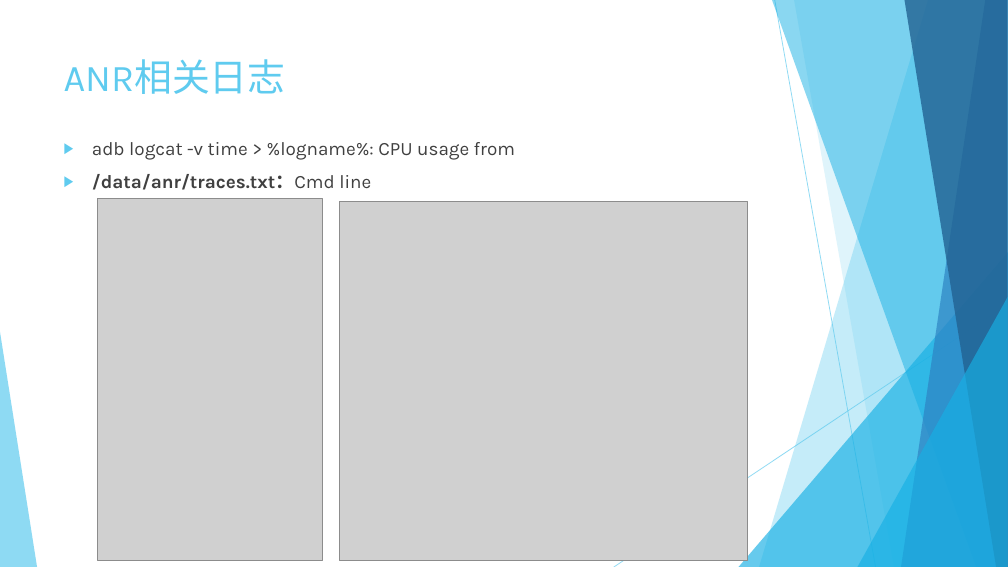
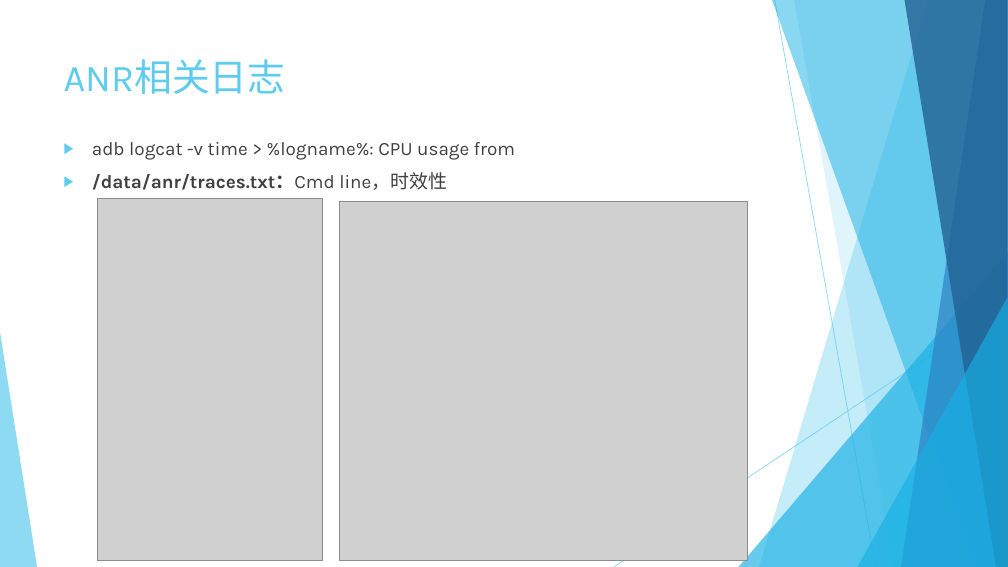
Before and after one commit to keyguansz/asys, a slide deck: slide 8 of debug/ANR原理简介.pptx (slide 3 before the commit). Drawn at 1008x567 pixels with LibreOffice and Linux fonts; fonts in the diff are those of the drawing; grey boxes stand for pictures. Boxes give left, top, right and bottom in pixels: in the first picture for what was removed or moved away, otherwise in the second. Text is boxed around its words. In the diff, an @@ line names an element or a change of style, - is before the commit and + after.

```diff
--- a/debug/ANR原理简介.pptx
+++ b/debug/ANR原理简介.pptx
@@ text at box(92, 172, 447, 190): text changed @@
-▶ /data/anr/traces.txt：Cmd line
+▶ /data/anr/traces.txt：Cmd line，时效性
```
Also in this commit, not shown: 2 other slides changed, 8 slides added, 4 slides removed, 46 other files.
